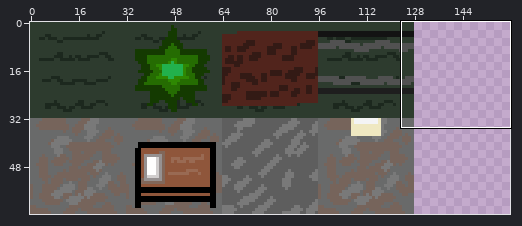
Sprite sheet, stored at static/map-sprite.png. The first picture is a wide view before the edit; the outline marks the close-up.
Close-up. Old version:
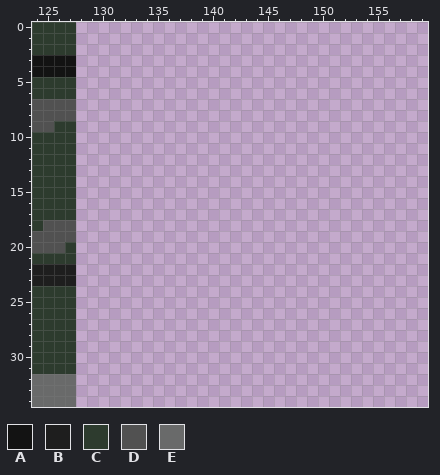
The file is 160x64 pixels. Colours within 5 levels of each other are drawn and written as one. Shown: x 124..159, y 0..34.
Palette (. is transparent): A #131313  B #1e1e1e  C #2d3b2e  D #515151  E #696a6a
Pixels before, first column x 124:
 0 CCCC
 1 CCCC
 2 CCCC
 3 AAAA
 4 AAAA
 5 CCCC
 6 CCCC
 7 DDDD
 8 DDDD
 9 DDCC
10 CCCC
11 CCCC
12 CCCC
13 CCCC
14 CCCC
15 CCCC
16 CCCC
17 CCCC
18 CDDD
19 DDDD
20 DDDC
21 CCCC
22 BBBB
23 BBBB
24 CCCC
25 CCCC
26 CCCC
27 CCCC
28 CCCC
29 CCCC
30 CCCC
31 CCCC
32 EEEE
33 EEEE
34 EEEE
After:
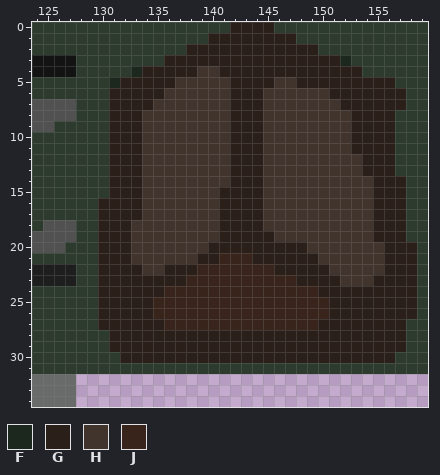
Colours new in this view: F #1c281e  G #2b1f1a  H #40342d  J #38241a
Difference:
Colour C now appears in row 0 at x 128 to 141 and 146 to 159; in row 1 at x 128 to 139 and 148 to 159; in row 2 at x 128 to 137 and 150 to 159; in row 3 at x 128 to 135 and 153 to 159; in row 4 at x 128 to 132 and 154 to 159; in row 5 at x 128 to 130 and 157 to 159.
Colour C now appears in rows 6 to 7 at x 128 to 130 and 158 to 159; in rows 8 to 13 at x 128 to 130 and 157 to 159; in rows 14 to 15 at x 128 to 130 and 158 to 159; in rows 16 to 19 at x 128 to 129 and 158 to 159; in rows 20 to 26 at x 128 to 129 and 159; in row 27 at x 128 to 129 and 158 to 159.
Colour C now appears in rows 28 to 29 at x 128 to 130 and 158 to 159; in row 30 at x 128 to 131 and 157 to 159; in row 31 at x 128 to 159.
Colour F now appears in row 3 at x 152; in row 4 at x 133; in row 5 at x 131.
Colour G now appears in row 0 at x 142 to 145; in row 1 at x 140 to 147; in row 2 at x 138 to 149; in row 3 at x 136 to 151; in row 4 at x 134 to 138 and 141 to 153; in row 5 at x 132 to 136, 142 to 145 and 148 to 156.
Colour G now appears in row 6 at x 131 to 135, 142 to 144 and 151 to 157; in row 7 at x 131 to 134, 142 to 144 and 152 to 157; in rows 8 to 11 at x 131 to 133, 142 to 144 and 153 to 156; in rows 12 to 13 at x 131 to 133, 142 to 144 and 154 to 156; in row 14 at x 131 to 133, 142 to 144 and 155 to 157; in row 15 at x 131 to 133, 141 to 144 and 155 to 157.
Colour G now appears in rows 16 to 17 at x 130 to 133, 141 to 144 and 155 to 157; in row 18 at x 130 to 132, 141 to 144 and 155 to 157; in row 19 at x 130 to 132, 141 to 145 and 155 to 157; in row 20 at x 130 to 132, 140 to 148 and 156 to 158; in row 21 at x 130 to 132, 139 to 140, 144 to 149 and 156 to 158; in row 22 at x 130 to 133, 136 to 138, 146 to 150 and 156 to 158.
Colour G now appears in row 23 at x 130 to 137, 148 to 151 and 155 to 158; in row 24 at x 130 to 135 and 150 to 158; in rows 25 to 26 at x 130 to 134 and 151 to 158; in row 27 at x 130 to 135 and 150 to 157; in rows 28 to 29 at x 131 to 157; in row 30 at x 132 to 156.
Colour H now appears in row 4 at x 139 to 140; in row 5 at x 137 to 141 and 146 to 147; in row 6 at x 136 to 141 and 145 to 150; in row 7 at x 135 to 141 and 145 to 151; in rows 8 to 11 at x 134 to 141 and 145 to 152; in rows 12 to 13 at x 134 to 141 and 145 to 153.
Colour H now appears in row 14 at x 134 to 141 and 145 to 154; in rows 15 to 17 at x 134 to 140 and 145 to 154; in row 18 at x 133 to 140 and 145 to 154; in row 19 at x 133 to 140 and 146 to 154; in row 20 at x 133 to 139 and 149 to 155; in row 21 at x 133 to 138 and 150 to 155.
Colour H now appears in row 22 at x 134 to 135 and 151 to 155; in row 23 at x 152 to 154.
Colour J now appears in row 21 at x 141 to 143; in row 22 at x 139 to 145; in row 23 at x 138 to 147; in row 24 at x 136 to 149; in rows 25 to 26 at x 135 to 150; in row 27 at x 136 to 149.
Boxes around the changes in both close-ups, in picture pixels (x1, y1, x2, y2):
added: (76, 22, 428, 374)
